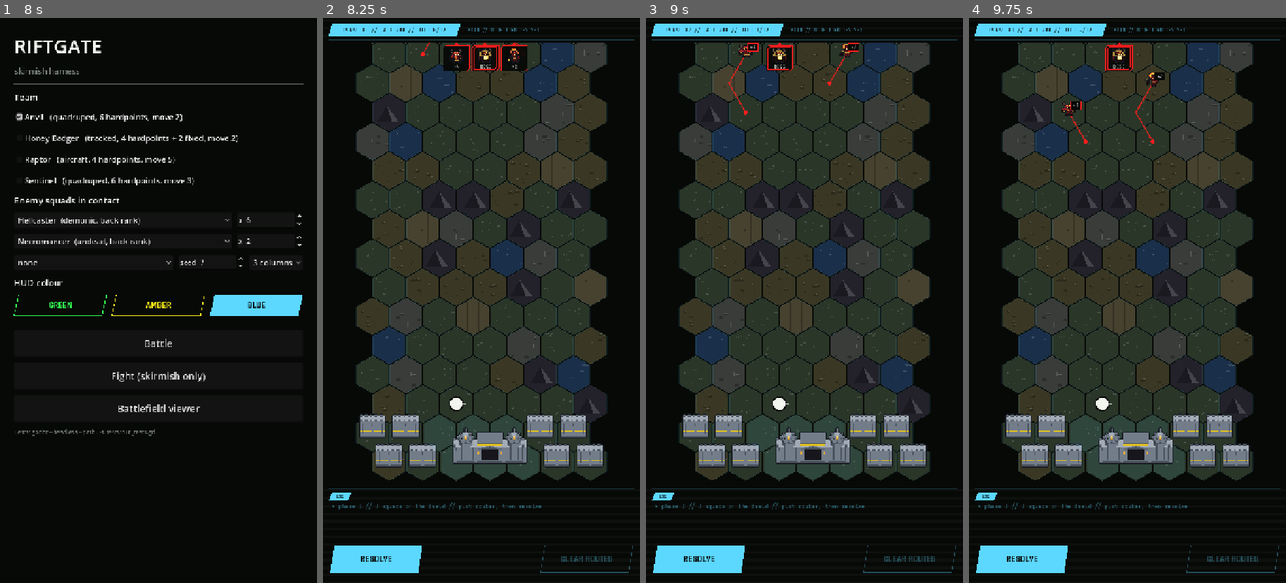
Above: before the commit, frames 1-4 (left to right).
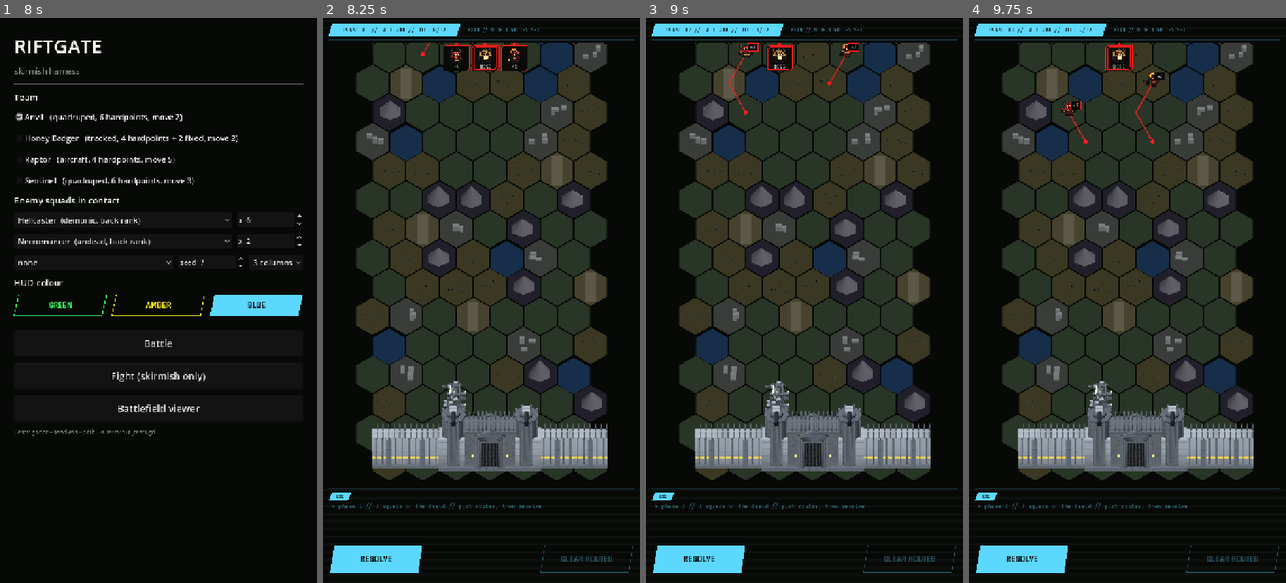
Above: after the commit, the same moments.

Repository: ryanjdmartin/riftgate
Game: Godot game, scene res://game/harness.tscn
The game is run twice, just before and just after one commit, with the same random seed, the same clock (stepped at 60 frames per second) and the same inputs.
Inputs:
- Up to frame 1 (8 s): click "Anvil (quadruped, 6 hardpoint…" at 0.5 s; click "Honey Badger (tracked, 4 hard…" at 1.25 s; click "Raptor (aircraft, 4 hardpoint…" at 2 s; click "Sentinel (quadruped, 6 hardpo…" at 2.75 s; click "Ghoul (undead, front rank)" at 3.5 s; click "none" at 4.25 s; click "3 columns" at 5 s; click "GREEN" at 5.75 s; click "AMBER" at 6.5 s; click "BLUE" at 7.25 s
- Up to frame 2 (8.25 s): click "Battle" at 8 s
- Up to frame 3 (9 s): click "RESOLVE" at 8.75 s
- Up to frame 4 (9.75 s): click "RESOLVE" at 9.5 s

Frame 1 is identical in both runs. In frame 2, 11% of the frame differs, in the area x 10-90%, y 4-82%; in frame 3, 11%; in frame 4, 11%.

Commit message:
The 3D battlefield is the default; the structure sprite path is gone; foes are flat pictures
Map3D always runs when there is a renderer; headless keeps the painted map. The gate and wall sprites, their tool and Sprites.structure are deleted: the glTFs are the structures. Foes are no longer billboards in the viewport; the map view draws them as flat images over it, the other world showing through. Wall models stand on the bottom row only, the apron above is bare.

Co-Authored-By: Claude Fable 5.1 <noreply@anthropic.com>

Diff:
--- a/game/battle/battle_map_view.gd
+++ b/game/battle/battle_map_view.gd
@@ -38,7 +38,7 @@
 var scroll_y: float = 0.0
 
 var _origin := Vector2.ZERO
-var _map3d: Map3D = null             # the battlefield in true 3D, when RIFTGATE_MAP3D=1
+var _map3d: Map3D = null             # the battlefield's geometry; null only when headless
 var _tags: Array = []                # [[Rect2, Unit], ...] the off-screen portraits, as drawn
 var _pressed := false
 var _dragged := false
@@ -58,7 +58,9 @@
 	field = f
 	_layout()
 	scroll_to_bottom()
-	if OS.get_environment("RIFTGATE_MAP3D") == "1" and DisplayServer.get_name() != "headless":
+	# The battlefield is geometry (decided 19 September); headless runs have no renderer and
+	# fall back to the painted map alone.
+	if DisplayServer.get_name() != "headless":
 		if _map3d != null:
 			_map3d.queue_free()
 		_map3d = Map3D.new()
@@ -152,35 +154,23 @@
 	var hud := Palette.HUD
 	var map := field.map
 	if _map3d != null:
-		# The ground, the structures and the units are geometry in the 3D viewport; only the
-		# overlays are drawn here.
+		# The ground, the structures and the mechs are geometry in the 3D viewport; the foes,
+		# being pictures from the other world, and every overlay are drawn here on top.
 		_map3d.sync()
 		draw_texture_rect(_map3d.get_texture(), Rect2(Vector2(0, scroll_y), Vector2(_map3d.size)), false)
-	for h in (map.all_hexes() if _map3d == null else []):
-		var pts := Hex.corners(center(h), HEX_SIZE - 1.5)
-		draw_colored_polygon(pts, TERRAIN[map.terrain[h]])
-		TerrainArt.draw(self, center(h), HEX_SIZE, map.terrain[h], h.x * 131 + h.y * 7919, 0.9)
-		Hud.stroke_poly(self, pts, Color(hud, 0.10), 1.0)
-	# The wall and the gate along the bottom row: their sprites stand on the hexes, drawn
-	# before the units so a mech in front overlaps the top of the wall.
-	var wall_tex := Sprites.structure("wall") if _map3d == null else null
-	for wh in (map.wall_hexes if _map3d == null else []):
-		var c := center(wh)
-		if wall_tex != null:
-			var ts := wall_tex.get_size() * SPRITE_SCALE
-			draw_texture_rect(wall_tex, Rect2((c - Vector2(ts.x * 0.5, ts.y - HEX_SIZE * 0.55)).floor(), ts), false)
-		else:
-			draw_colored_polygon(Hex.corners(c, HEX_SIZE - 3.0), Color(Palette.MUTED, 0.35))
-	var gate_tex := Sprites.structure("gate") if _map3d == null else null
-	for g in (map.gate_hexes if _map3d == null else []):
-		var pts := Hex.corners(center(g), HEX_SIZE - 3.0)
-		draw_colored_polygon(pts, Color(hud, 0.10))
-		if gate_tex == null:
+	else:
+		# Headless: the painted map, so the view still lays out and the structures still show.
+		for h in map.all_hexes():
+			var pts := Hex.corners(center(h), HEX_SIZE - 1.5)
+			draw_colored_polygon(pts, TERRAIN[map.terrain[h]])
+			TerrainArt.draw(self, center(h), HEX_SIZE, map.terrain[h], h.x * 131 + h.y * 7919, 0.9)
+			Hud.stroke_poly(self, pts, Color(hud, 0.10), 1.0)
+		for wh in map.wall_hexes:
+			draw_colored_polygon(Hex.corners(center(wh), HEX_SIZE - 3.0), Color(Palette.MUTED, 0.35))
+		for g in map.gate_hexes:
+			var pts := Hex.corners(center(g), HEX_SIZE - 3.0)
+			draw_colored_polygon(pts, Color(hud, 0.10))
 			Hud.stroke_poly(self, pts, Color(hud, 0.85), 2.0)
-	if gate_tex != null:
-		var gc := center(map.gate)
-		var gs := gate_tex.get_size() * SPRITE_SCALE
-		draw_texture_rect(gate_tex, Rect2((gc - Vector2(gs.x * 0.5, gs.y - HEX_SIZE * 0.55)).floor(), gs), false)
 	for r in map.rift_hexes:
 		var pts := Hex.corners(center(r), HEX_SIZE - 3.0)
 		draw_colored_polygon(pts, Color("2a1a3f"))
@@ -279,9 +269,11 @@
 			draw_colored_polygon(Hex.corners(center(h), HEX_SIZE - 6.0), Color("4a2e66"))
 	var c := center(u.pos)
 	var tex: Texture2D = Sprites.map_mech(u.chassis_id, u.facing) if u.is_player() else Sprites.map_foe(foe_sprite_id(u))
-	if _map3d != null:
-		pass   # the unit itself is geometry in the 3D viewport; the gauge and plaque below stay
+	if _map3d != null and u.is_player() and not u.is_static():
+		pass   # a mech is geometry in the 3D viewport; the gauge below stays
 	elif tex != null:
+		# A foe is a flat picture on the screen, never an object in the scene: no shadow, no
+		# base, no lighting. It is the other world showing through (decided 19 September).
 		var ts := tex.get_size() * SPRITE_SCALE
 		draw_texture_rect(tex, Rect2((c - Vector2(ts.x * 0.5, ts.y - 8.0)).floor(), ts), false)
 	elif u.is_player():
--- a/game/battle/map_3d.gd
+++ b/game/battle/map_3d.gd
@@ -1,13 +1,12 @@
 class_name Map3D
 extends SubViewport
 
-## The battlefield in true 3D: an experiment (Ryan, 19 September). The hex ground, the
-## gate and walls, and the player's mechs are real geometry under an orthographic camera
-## pitched like the map tokens; foes stay painted sprites standing on the ground. The 2D map
-## view draws this viewport's texture behind its overlays. The ground is stretched in depth so
-## every hex projects exactly onto the 2D grid the overlays and gestures already use: the
-## overlays did not have to change, only what is under them.
-## RIFTGATE_MAP3D=1 turns it on.
+## The battlefield in 3D (decided 19 September). The hex ground, the gate and walls, and the
+## player's mechs are real geometry under an orthographic camera pitched like the map tokens.
+## Foes are never here: they are flat pictures the map view draws over this viewport's
+## texture, with no 3D cues, because they are the other world showing through. The ground is
+## stretched in depth so every hex projects exactly onto the 2D grid the overlays and gestures
+## already use: the overlays did not have to change, only what is under them.
 
 const PITCH := 42.0            # the map tokens' tilt
 const HEX_WORLD := 35.0        # a hex's circumradius in model units: a mech is about one hex wide
@@ -24,7 +23,6 @@
 
 var field: Battlefield
 var hex_px: float = 44.0        # the 2D view's HEX_SIZE, so the projection lands on its grid
-var sprite_scale: float = 2.0
 var _ppu: float = 1.0           # screen pixels per model unit
 var _sin: float = 1.0
 var _origin := Vector2.ZERO     # where hex (0,0) sits in this viewport, in pixels
@@ -195,6 +193,8 @@
 		add_child(g)
 	if MechView3D.has_model("wall"):
 		for w in map.wall_hexes:
+			if Hex.axial_to_offset(w).y != map.height - 1:
+				continue   # the structures are GATE_ROWS deep; the models stand on the bottom row only
 			var m := _model("wall", "arsenal")
 			m.position = _hex_world(w)
 			m.rotation.y = PI
@@ -215,8 +215,7 @@
 	_camera.look_at_from_position(target + back * CAMERA_DISTANCE, target, Vector3.UP)
 
 
-## Put every unit where the field says it is: mechs as models turned to their facing, foes
-## as billboarded sprites standing on the ground.
+## Put every mech where the field says it is, as a model turned to its facing.
 func sync() -> void:
 	var seen := {}
 	for u in field.units:
@@ -242,16 +241,4 @@
 	if u.is_player() and not u.is_static():
 		var maker := str(ContentDB.load_default().chassis.get(u.chassis_id, {}).get("maker", "minerva"))
 		return _model(MechView3D.model_for(u.chassis_id, "badger"), maker, u.paint)
-	var tex := Sprites.map_foe(BattleMapView.foe_sprite_id(u))
-	if tex == null:
-		return null
-	var s := Sprite3D.new()
-	s.texture = tex
-	s.billboard = BaseMaterial3D.BILLBOARD_ENABLED
-	s.shaded = false
-	s.texture_filter = BaseMaterial3D.TEXTURE_FILTER_NEAREST
-	s.pixel_size = sprite_scale / _ppu
-	s.offset = Vector2(0, tex.get_height() * 0.5)   # feet on the ground
-	var big := 1.5 if u.is_multi_hex() else 1.0
-	s.scale = Vector3.ONE * big
-	return s
+	return null   # foes and static units are drawn flat by the map view
--- a/game/ui/sprites.gd
+++ b/game/ui/sprites.gd
@@ -44,11 +44,6 @@
 	return tex
 
 
-## A structure's battlefield sprite (tools/structure_sprites.gd), or null.
-static func structure(id: String) -> Texture2D:
-	return _load("res://art/structures/%s.png" % id)
-
-
 static func map_foe(foe_id: String) -> Texture2D:
 	return _load("res://art/foes/%s_map.png" % foe_id)
 
--- a/tools/structure_sprites.gd
+++ /dev/null
@@ -1,49 +0,0 @@
-extends SceneTree
-
-## Battlefield sprites for the structures: the gate (three hexes wide) and a wall segment
-## (one hex), rendered from art/models/<name>.glb in the pixel look from the map's angle
-## (pitch 42, facing north, so the player sees the south face) and written to
-## art/structures/<name>.png at map scale (a hex is 24 px wide in the art, drawn at 2x).
-## Needs a window; then --import.
-##   godot --path . --resolution 360x640 -s tools/structure_sprites.gd
-
-const PITCH := 42.0
-const YAW := 180.0   # facing north, away from the camera
-const FRAMES := {"gate": Vector2i(92, 62), "wall": Vector2i(31, 40)}
-const SETTLE := 4
-
-var _views: Dictionary = {}
-var _frames := 0
-
-
-func _init() -> void:
-	for name in FRAMES.keys():
-		if not MechView3D.has_model(name):
-			push_error("no model for %s; run forge.py structures first" % name)
-			quit(2)
-			return
-		var v := MechView3D.new()
-		v.mode = "pixel"
-		v.yaw = YAW
-		v.pitch = PITCH
-		v.token = true
-		v.hide_detail = false
-		v.frame_override = FRAMES[name]
-		v._setup(name, "arsenal")
-		root.add_child(v)
-		_views[name] = v
-	process_frame.connect(_tick)
-
-
-func _tick() -> void:
-	_frames += 1
-	if _frames < SETTLE:
-		return
-	process_frame.disconnect(_tick)
-	DirAccess.make_dir_recursive_absolute(ProjectSettings.globalize_path("res://art/structures"))
-	for name in _views.keys():
-		var img: Image = (_views[name] as MechView3D).texture.get_image()
-		img.convert(Image.FORMAT_RGBA8)
-		var out := "res://art/structures/%s.png" % name
-		print("saved %s (%s)" % [out, error_string(img.save_png(out))])
-	quit(0)
Binary file removed: art/structures/gate.png
Not shown, removed: art/structures/gate.png.import
Binary file removed: art/structures/wall.png
Not shown, removed: art/structures/wall.png.import
Not shown, removed: tools/structure_sprites.gd.uid
Not shown, changed: docs/status.md
